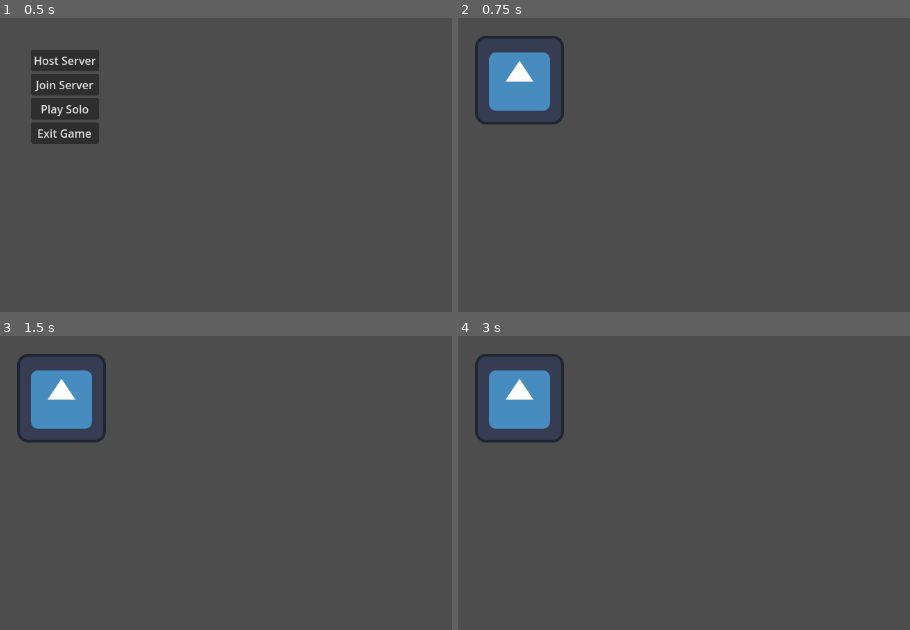
Above: before the commit, frames 1-4 (two rows, left to right).
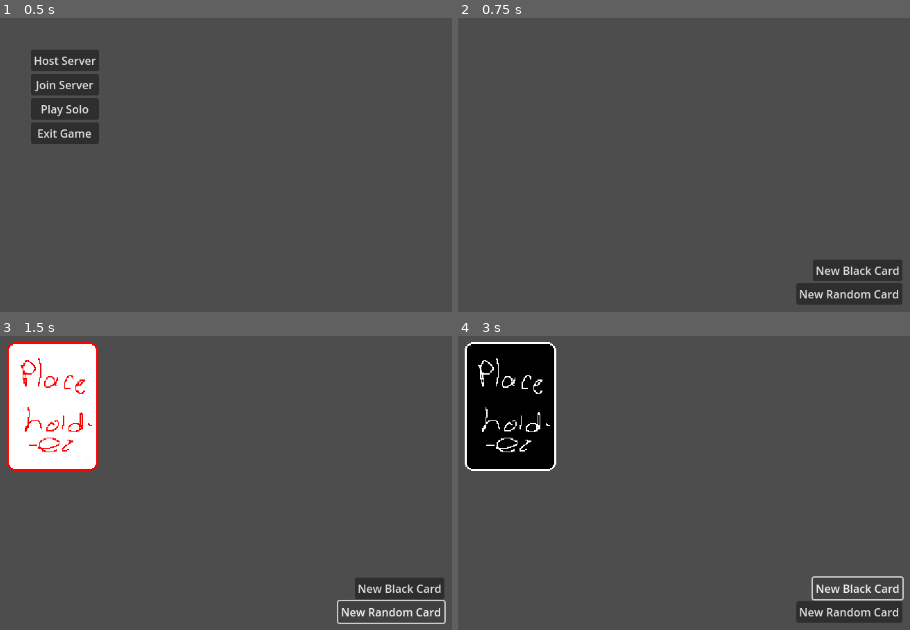
Above: after the commit, the same moments.

Repository: PathToEmpathy/Path-to-Empathy
Game: Godot game, scene res://NODE/main.tscn
The game is run twice, just before and just after one commit, with the same random seed, the same clock (stepped at 60 frames per second) and the same inputs. The engine's default icon, where the game draws it, is replaced by a stand-in: a white triangle on a blue panel in a dark square.
Inputs (mouse positions are in pixels of both pictures, inside the frame that each line leads up to):
- Up to frame 1 (0.5 s): no input
- Up to frame 2 (0.75 s): click "Play Solo" at 0.5 s
- Up to frame 3 (1.5 s): click (393, 612) at 1.25 s, where only the run after the commit has a clickable "New Random Card"
- Up to frame 4 (3 s): click (851, 612) at 2 s, where only the run after the commit has a clickable "New Random Card"; click (855, 588) at 2.75 s, where only the run after the commit has a clickable "New Black Card"

Frame 1 is identical in both runs. In frame 2, 6.3% of the frame differs, in the area x 3-99%, y 6-98%; in frame 3, 11%; in frame 4, 11%, in the area x 1-99%, y 2-98%.

Commit message:
Added basic card spawing, you can now spawn a random color card or a black card

Diff:
--- /dev/null
+++ b/Assets/new_atlas_texture.tres
@@ -0,0 +1,3 @@
+[gd_resource type="AtlasTexture" format=3 uid="uid://bi3u1wwwqbm3f"]
+
+[resource]
--- /dev/null
+++ b/NODE/StartMenuScene/start_menu_scene.tscn
@@ -0,0 +1,18 @@
+[gd_scene load_steps=2 format=3 uid="uid://dcg06uhibep1"]
+
+[ext_resource type="PackedScene" uid="uid://dv84wtf18t8nc" path="res://Node/StartMenuScene/start_menu_ui.tscn" id="1_dxixj"]
+
+[node name="StartMenuScene" type="Node2D"]
+
+[node name="StartMenuUI" parent="." instance=ExtResource("1_dxixj")]
+anchors_preset = 8
+anchor_left = 0.5
+anchor_top = 0.5
+anchor_right = 0.5
+anchor_bottom = 0.5
+offset_left = 545.0
+offset_top = 268.0
+offset_right = 545.0
+offset_bottom = 268.0
+size_flags_horizontal = 4
+size_flags_vertical = 4
--- /dev/null
+++ b/NODE/TableScene/table_scene.tscn
@@ -0,0 +1,27 @@
+[gd_scene load_steps=2 format=3 uid="uid://cdakrh2n32lne"]
+
+[ext_resource type="Script" path="res://Script/card_spawner.gd" id="1_at4dj"]
+
+[node name="TableScene" type="Node2D"]
+
+[node name="Camera2D" type="Camera2D" parent="."]
+
+[node name="CardSpawner" type="Node" parent="."]
+script = ExtResource("1_at4dj")
+
+[node name="NewCardButton" type="Button" parent="."]
+offset_left = 412.0
+offset_top = 281.0
+offset_right = 565.0
+offset_bottom = 312.0
+text = "New Random Card"
+
+[node name="NewBlackCardButton" type="Button" parent="."]
+offset_left = 436.0
+offset_top = 247.0
+offset_right = 565.0
+offset_bottom = 278.0
+text = "New Black Card"
+
+[connection signal="pressed" from="NewCardButton" to="CardSpawner" method="_on_new_card_button_pressed"]
+[connection signal="pressed" from="NewBlackCardButton" to="CardSpawner" method="_on_new_black_card_button_pressed"]
--- a/NODE/main.tscn
+++ b/NODE/main.tscn
@@ -1,20 +1,7 @@
 [gd_scene load_steps=2 format=3 uid="uid://b8dubru3qkhvy"]
 
-[ext_resource type="PackedScene" uid="uid://dv84wtf18t8nc" path="res://Node/start_menu_ui.tscn" id="1_xla7u"]
+[ext_resource type="PackedScene" uid="uid://dcg06uhibep1" path="res://Node/StartMenuScene/start_menu_scene.tscn" id="1_3jkp7"]
 
 [node name="Main" type="Node2D"]
 
-[node name="StartMenuScene" type="Node2D" parent="."]
-
-[node name="StartMenuUI" parent="StartMenuScene" instance=ExtResource("1_xla7u")]
-anchors_preset = 8
-anchor_left = 0.5
-anchor_top = 0.5
-anchor_right = 0.5
-anchor_bottom = 0.5
-offset_left = 545.0
-offset_top = 268.0
-offset_right = 545.0
-offset_bottom = 268.0
-size_flags_horizontal = 4
-size_flags_vertical = 4
+[node name="StartMenuScene" parent="." instance=ExtResource("1_3jkp7")]
--- a/NODE/table_scene.tscn
+++ /dev/null
@@ -1,9 +0,0 @@
-[gd_scene load_steps=2 format=3 uid="uid://cdakrh2n32lne"]
-
-[ext_resource type="Texture2D" uid="uid://oqa5wpix2sx7" path="res://icon.svg" id="1_dfveb"]
-
-[node name="TableScene" type="Node2D"]
-
-[node name="Icon" type="Sprite2D" parent="."]
-position = Vector2(589, 312)
-texture = ExtResource("1_dfveb")
--- /dev/null
+++ b/SCRIPT/card_spawner.gd
@@ -0,0 +1,31 @@
+extends Node
+
+func new_base() -> Sprite2D:
+	var sprite: Sprite2D = Sprite2D.new()
+	sprite.texture = AtlasTexture.new()
+	sprite.texture.atlas = load("res://Assets/PtE_Placeholders.png")
+	sprite.texture_filter = 1
+	sprite.scale = Vector2(1.5,1.5)
+	return sprite
+
+func _on_new_card_button_pressed() -> void:
+	var card: Node2D = Node2D.new()
+	var sprite: Sprite2D = new_base()
+
+	var num: int = randi() % 100
+	if num > 20:
+		sprite.texture.region = Rect2(0, 0, 88, 124)
+	else:
+		sprite.texture.region = Rect2(88, 0, 88, 124)
+
+	card.add_child(sprite)
+	add_child.call_deferred(card)
+
+
+func _on_new_black_card_button_pressed() -> void:
+	var card: Node2D = Node2D.new()
+	var sprite: Sprite2D = new_base()
+
+	sprite.texture.region = Rect2(176, 0, 88, 124)
+	card.add_child(sprite)
+	add_child.call_deferred(card)
--- a/SCRIPT/start_menu_ui.gd
+++ b/SCRIPT/start_menu_ui.gd
@@ -11,7 +11,7 @@
 
 
 func _on_play_solo_button_pressed():
-	get_tree().change_scene_to_file("res://Node/table_scene.tscn")
+	get_tree().change_scene_to_file("res://Node/TableScene/table_scene.tscn")
 	print("Switched to table scene")
 
 
Binary file added: Assets/PtE_Placeholders.png
Not shown, added: Assets/PtE_Placeholders.png.import
Renamed: NODE/dialogue_scene.tscn -> NODE/DialogueScene/dialogue_scene.tscn
Renamed: NODE/start_menu_ui.tscn -> NODE/StartMenuScene/start_menu_ui.tscn
Not shown, changed: README.md
